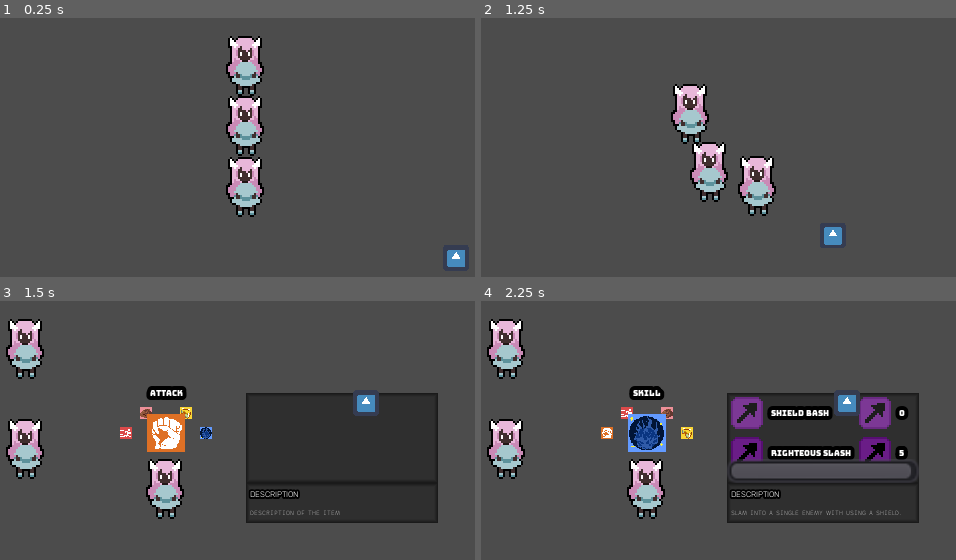
Above: before the commit, frames 1-4 (two rows, left to right).
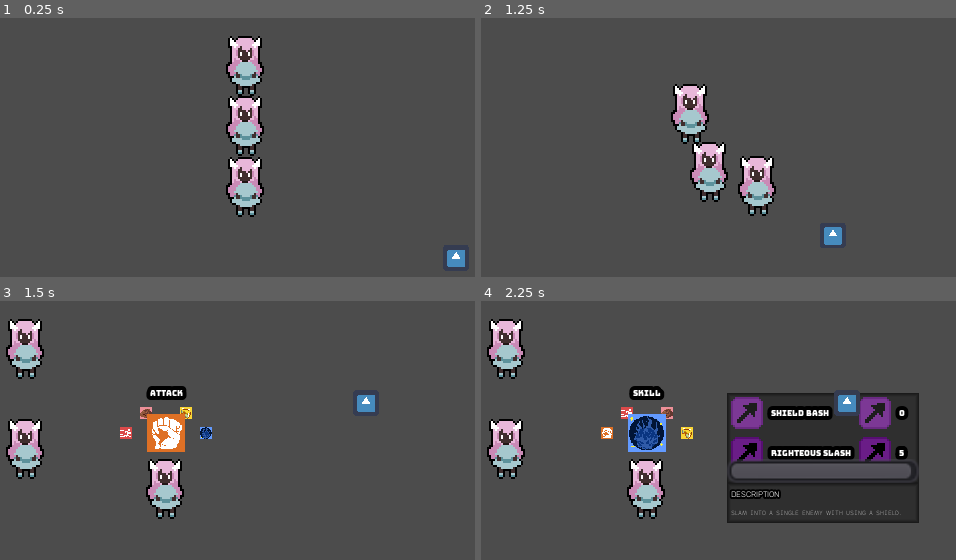
Above: after the commit, the same moments.

Repository: jalvarez2016/Dream-Away
Game: Godot game, scene res://World.tscn
The game is run twice, just before and just after one commit, with the same random seed, the same clock (stepped at 60 frames per second) and the same inputs. The engine's default icon, where the game draws it, is replaced by a stand-in: a white triangle on a blue panel in a dark square.
Inputs:
- Up to frame 1 (0.25 s): no input
- Up to frame 2 (1.25 s): hold Right (ui_right) from 0.53 s (still down); tap Z (ui_action) at 0.6 s
- Up to frame 3 (1.5 s): release Right (ui_right) at 1.28 s; hold Down (ui_down) from 1.28 s (still down); tap Z (ui_action) at 1.35 s
- Up to frame 4 (2.25 s): tap Enter at 2 s; release Down (ui_down) at 2.03 s; hold Right (ui_right) from 2.03 s (still down); tap Z (ui_action) at 2.1 s

Frames 1-2 are identical in both runs. In frame 3, 20% of the frame differs, in the area x 51-93%, y 35-86%; in frame 4, nothing differs.

Commit message:
Progress: Add shield

Diff:
--- a/Utils/ActionSelctor/ActionSelector.gd
+++ b/Utils/ActionSelctor/ActionSelector.gd
@@ -83,9 +83,9 @@
 				_depopulate_info()
 				infoContainer.visible = false
 			elif Input.is_action_just_pressed("ui_down"):
-				_cycle_skills_down()
+				_cycle_labels_down()
 			elif Input.is_action_just_pressed("ui_up"):
-				_cycle_skills_up()
+				_cycle_labels_up()
 			elif Input.is_action_just_pressed("ui_action"):
 				infoContainer.visible = false
 				match selectedData.hurt_enemies:
@@ -101,9 +101,9 @@
 				_depopulate_info()
 				infoContainer.visible = false
 			elif Input.is_action_just_pressed("ui_down"):
-				_cycle_skills_down()
+				_cycle_labels_down()
 			elif Input.is_action_just_pressed("ui_up"):
-				_cycle_skills_up()
+				_cycle_labels_up()
 			elif Input.is_action_just_pressed("ui_action"):
 				infoContainer.visible = false
 				match selectedData.hurt_enemies:
@@ -119,9 +119,9 @@
 				_depopulate_info()
 				infoContainer.visible = false
 			elif Input.is_action_just_pressed("ui_down"):
-				_cycle_skills_down()
+				_cycle_labels_down()
 			elif Input.is_action_just_pressed("ui_up"):
-				_cycle_skills_up()
+				_cycle_labels_up()
 			elif Input.is_action_just_pressed("ui_action"):
 				infoContainer.visible = false
 				match selectedData.hurt_enemies:
@@ -142,7 +142,7 @@
 					"Attack":
 						_attack_action()
 					"Skill":
-						_skill_action(false)
+						_skill_action(false, false)
 			elif Input.is_action_just_pressed("ui_back"):
 				# go back to the selection and closing any opened panels
 				state = ACTION_SELECT
@@ -151,15 +151,14 @@
 		ALLY_SELECT:
 			var numTargets = selectedData.targets
 			if numTargets > allies.size() || numTargets == -1:
-				pass
-#				Apply skill to all allies
+				_skill_action(true, true)
 			else:
 				if Input.is_action_just_pressed("ui_right"):
 					_next_ally()
 				elif Input.is_action_just_pressed("ui_left"):
 					_prev_ally()
 				if Input.is_action_just_pressed("ui_action"):
-					_skill_action(true)
+					_skill_action(true, false)
 				elif Input.is_action_just_pressed("ui_back"):
 					# go back to the selection and closing any opened panels
 					state = ACTION_SELECT
@@ -236,19 +235,35 @@
 	current_action = actions.pop_back()
 	_update_action_label(current_action.get_name())
 
-func _cycle_skills_down():
+func _cycle_labels_down():
 	currentSelect.get_node("AnimationPlayer").play("RESET")
 	Labels.push_back(Labels.pop_front())
 	currentSelect = Labels[0]
-	selectedData = _get_skill_data(currentSelect.get_name())
+	match current_action.get_name():
+		"Skill":
+			selectedData = _get_skill_data(currentSelect.get_name())
+		"Style":
+			selectedData = _get_style_data(currentSelect.get_name())
+		"Item":
+			selectedData = _get_item_info(currentSelect.get_name())
 	currentSelect.get_node("AnimationPlayer").play("Selecting")
-
-func _cycle_skills_up():
+	var description = $InfoContainer/Descriptor/VBoxContainer/Description
+	description.text = selectedData.info
+
+func _cycle_labels_up():
 	currentSelect.get_node("AnimationPlayer").play("RESET")
 	Labels.push_front(Labels.pop_back())
 	currentSelect = Labels[0]
-	selectedData = _get_skill_data(currentSelect.get_name())
+	match current_action.get_name():
+		"Skill":
+			selectedData = _get_skill_data(currentSelect.get_name())
+		"Style":
+			selectedData = _get_style_data(currentSelect.get_name())
+		"Item":
+			selectedData = _get_item_info(currentSelect.get_name())
 	currentSelect.get_node("AnimationPlayer").play("Selecting")
+	var description = $InfoContainer/Descriptor/VBoxContainer/Description
+	description.text = selectedData.info
 
 func _update_action_label(updated_text):
 	actionLabel.text = updated_text;
@@ -303,6 +318,7 @@
 					)
 					Labels.push_back(move)
 		count += 1
+#	CRASH on the Labels array being empty
 	currentSelect = Labels[0]
 	match type:
 		"ITEM":
@@ -311,7 +327,6 @@
 			selectedData = _get_skill_data(currentSelect.get_name())
 		"STYLE":
 			selectedData = _get_style_data(currentSelect.get_name())
-	print(selectedData)
 	description.text = selectedData.info
 
 func _attack_setup():
@@ -339,7 +354,6 @@
 
 func _item_setup():
 	var itemList = battleData.data.items
-	var count = 0;
 	_populate_info(itemList, "ITEM")
 	currentSelect.get_node("AnimationPlayer").play("Selecting")
 	state = ITEM_SELECT
@@ -426,26 +440,47 @@
 	get_node("../../../")._on_ally_turn_end()
 	queue_free()
 
-func _skill_action(_on_ally: bool):
+func _skill_action(_on_ally: bool, all: bool):
 	if _on_ally:
-		print(current_ally)
-		var skillEffect = selectedData.effect
-		match skillEffect:
-			"HEAL":
-				var amountHealed = get_node("../Stats").attack + (randi() % 5)
-				print("Healing this amount: ", amountHealed)
-				current_ally.get_node("Stats").hp += amountHealed
-				allyAnimationPlayer.play("RESET")
-#				Healing animation or sfx
-			"SHIELD":
-				print("Shielding: ", current_ally)
-			"REVIVE":
-				print("Reviving: ", current_ally)
-
-		get_node("../../../")._on_ally_turn_end()
-		queue_free()
-
-		return
+		if all:
+			var skillEffect = selectedData.effect
+			match skillEffect:
+				"HEAL":
+					pass
+				"SHIELD":
+					var count = 0
+					while count < allies.size():
+						var name = allies[count].get_name()
+						battleData.data[name].shield += 1
+						count += 1
+					allyAnimationPlayer.play("RESET")
+				"REVIVE":
+					print("Reviving: ", current_ally)
+
+			get_node("../../../")._on_ally_turn_end()
+			queue_free()
+		else:
+			print(current_ally)
+			var skillEffect = selectedData.effect
+			match skillEffect:
+				"HEAL":
+					var amountHealed = get_node("../Stats").attack + (randi() % 5)
+					print("Healing this amount: ", amountHealed)
+					current_ally.get_node("Stats").hp += amountHealed
+					allyAnimationPlayer.play("RESET")
+	#				Healing animation and sfx
+				"SHIELD":
+	#				print("Shielding: ", current_ally)
+					allyAnimationPlayer.play("RESET")
+					var name = current_ally.get_name()
+					battleData.data[name].shield += 1
+				"REVIVE":
+					print("Reviving: ", current_ally)
+
+			get_node("../../../")._on_ally_turn_end()
+			queue_free()
+
+			return
 
 	enemyAnimationPlayer.play("RESET")
 
--- a/Utils/ActionSelctor/Action_Selector.tscn
+++ b/Utils/ActionSelctor/Action_Selector.tscn
@@ -116,6 +116,7 @@
 shape = SubResource( 5 )
 
 [node name="InfoContainer" type="Panel" parent="."]
+visible = false
 margin_left = 42.0
 margin_top = -8.0
 margin_right = 42.0
--- a/Utils/BattleData.gd
+++ b/Utils/BattleData.gd
@@ -145,7 +145,8 @@
 		],
 		"exp": 0,
 		"level": 1,
-		"status": "normal"
+		"status": "normal",
+		"shield": 0
 	},
 	"Lia": {
 		"skills": [
@@ -224,7 +225,8 @@
 		],
 		"exp": 0,
 		"level": 1,
-		"status": "nomral"
+		"status": "nomral",
+		"shield": 0
 	},
 	"Seigi": {
 		"skills": [
@@ -305,7 +307,8 @@
 		],
 		"exp": 0,
 		"level": 1,
-		"status": "nomral"
+		"status": "nomral",
+		"shield": 0
 	},
 	"items": [
 		{
--- a/Utils/BattleScript.gd
+++ b/Utils/BattleScript.gd
@@ -3,6 +3,7 @@
 onready var turnManager = load("res://Utils/TurnManager.gd").new()
 var playerNames = ["Seigi", "Player", "Lia"]
 var level_parameters
+var battleData
 var everyone = []
 var turn_queue = []
 var currentTurn
@@ -18,6 +19,7 @@
 
 func _ready():
 	randomize()
+	battleData = get_node("/root/BattleData")
 	var players = level_parameters.players
 	var enemies = level_parameters.enemies
 	var counter = 0
@@ -53,11 +55,11 @@
 	stats.speed = nodeData.battleInfo.speed
 	sprite.texture = newSprite
 
-#	Loading correct animations into AnimationPlayer
-#	https://docs.godotengine.org/en/stable/classes/class_animationplayer.html#class-animationplayer-method-add-animation
-#	https://stackoverflow.com/questions/73257252/how-do-i-programmatically-load-animations-in-godot-separating-animation-from-ar
-
-#	Set individual player position
+	#	Loading correct animations into AnimationPlayer
+	#	https://docs.godotengine.org/en/stable/classes/class_animationplayer.html#class-animationplayer-method-add-animation
+	#	https://stackoverflow.com/questions/73257252/how-do-i-programmatically-load-animations-in-godot-separating-animation-from-ar
+
+	#	Set individual player position
 	battlePlayer.position = Vector2(50, 50 * index + 30)
 	pContainer.add_child(battlePlayer)
 
@@ -67,7 +69,7 @@
 	var sprite = battleEnemy.get_node("Sprite")
 	var newSprite = load(nodeData.sprite)
 
-#	Set individual player stats
+	#	Set individual player stats
 	battleEnemy.set_name(nodeData.name)
 	stats.hp = nodeData.battleInfo.hp
 	stats.attack = nodeData.battleInfo.attack
@@ -77,7 +79,7 @@
 	stats.speed = nodeData.battleInfo.speed
 	sprite.texture = newSprite
 
-#	Set individual player position
+	#	Set individual player position
 	battleEnemy.position = Vector2(220, (120/amount + 2) * index + 60)
 	eContainer.add_child(battleEnemy)
 
@@ -133,17 +135,23 @@
 			var isStillStunned = (randi() % 10) > 4
 			if isStillStunned:
 				currentTurnNode._set_status('')
-#			Add stunned animation and with change turn function call
+			#			Add stunned animation and with change turn function call
 		_:
 			currentTurnNode._attack_animation()
 			var calculateDamage
-			if (selectedPlayerDef * .8) > enemyAttackStat:
-				calculateDamage = enemyAttackStat / 2
+			var name = selectedPlayer.get_name()
+			var shields = battleData.data[name].shield
+			print(shields)
+			if shields > 0:
+				battleData.data[name].shield -= 1
 			else:
-				calculateDamage = (enemyAttackStat - round(selectedPlayerDef * 0.8)) + (randi() % 5)
-
-			selectedPlayerStats.hp = selectedPlayerStats.hp - calculateDamage
-			#Player takes damage animation here
+				if (selectedPlayerDef * .8) > enemyAttackStat:
+					calculateDamage = enemyAttackStat / 2
+				else:
+					calculateDamage = (enemyAttackStat - round(selectedPlayerDef * 0.8)) + (randi() % 5)
+
+				selectedPlayerStats.hp = selectedPlayerStats.hp - calculateDamage
+				#Player takes damage animation here
 
 func _swap_turn():
 	match turnManager.turn:
